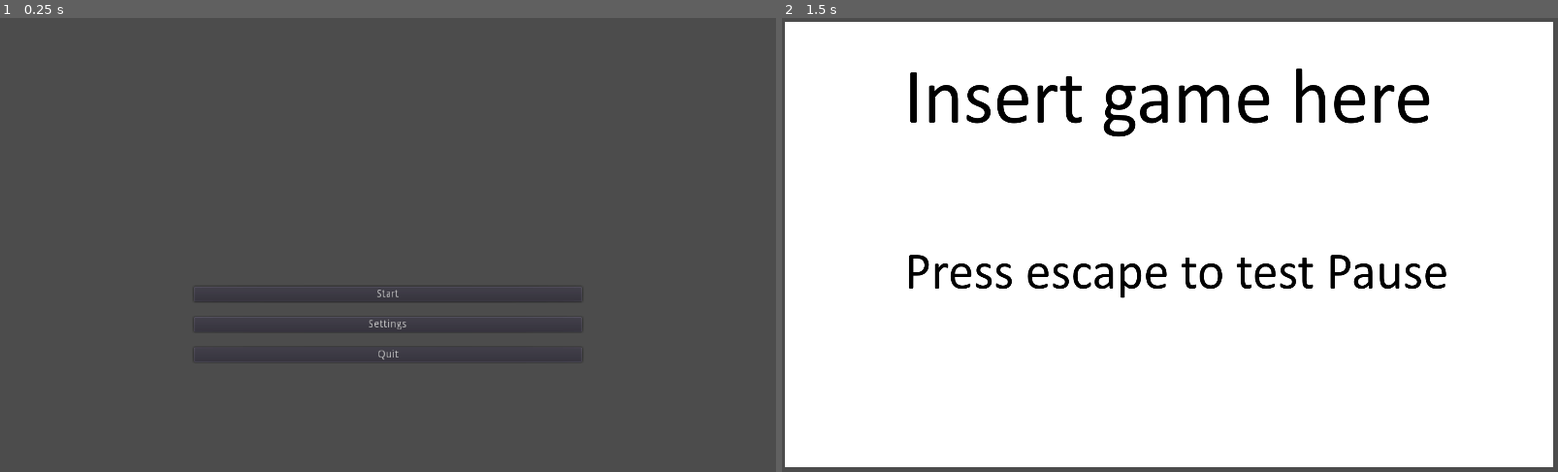
Above: before the commit, frames 1-2 (left to right).
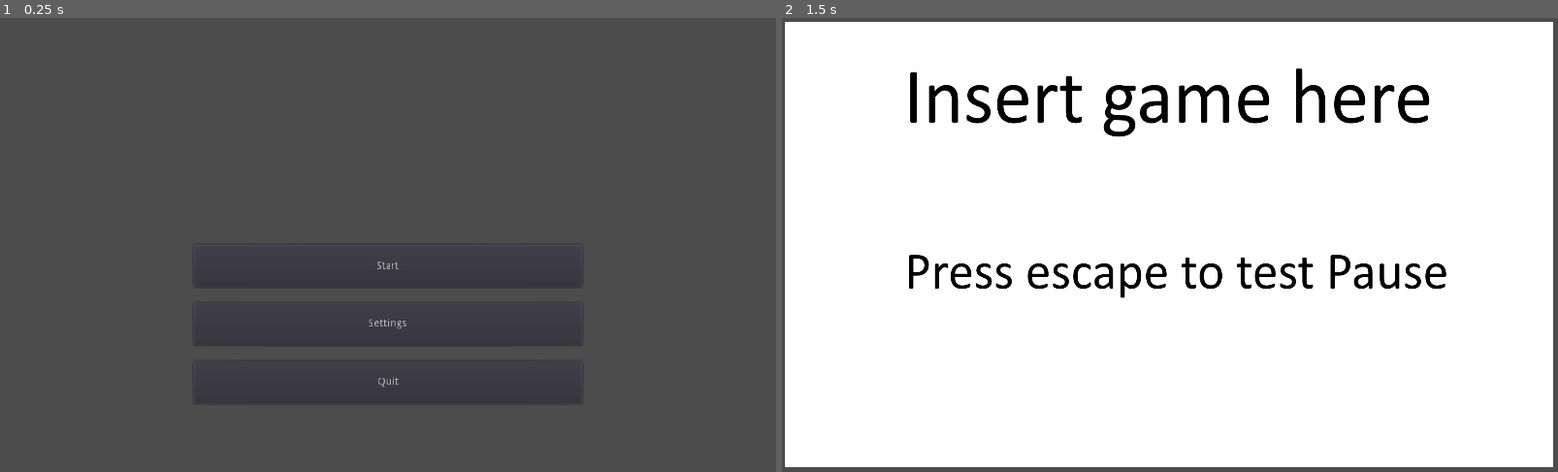
Above: after the commit, the same moments.

Repository: AhoyGamers/ResolutionBase
Game: Godot game, scene res://Scenes/MainMenu.tscn
Same seed, same stepped clock (60 frames per second), same inputs: the game is played once before the commit and once after it.
Inputs:
- Up to frame 1 (0.25 s): no input
- Up to frame 2 (1.5 s): click "Start" at 0.5 s; tap Enter at 1.25 s

The runs differ from the first frame. In frame 1, 0.2% of the frame differs, in the area x 25-75%, y 53-82%; in frame 2, nothing differs.

Commit message:
Fill and expand enabled
Butts will now correctly fill and expand their entire window at different resolutions

Diff:
--- a/Scenes/MainMenu.tscn
+++ b/Scenes/MainMenu.tscn
@@ -22,21 +22,28 @@
 }
 
 [node name="Start" type="Button" parent="MainMenu"]
-margin_top = 55.0
 margin_right = 512.0
-margin_bottom = 75.0
+margin_bottom = 56.0
+rect_min_size = Vector2( 512, 56 )
+size_flags_horizontal = 3
+size_flags_vertical = 3
 text = "Start"
+expand_icon = true
 
 [node name="Settings" type="Button" parent="MainMenu"]
-margin_top = 95.0
+margin_top = 76.0
 margin_right = 512.0
-margin_bottom = 115.0
+margin_bottom = 133.0
+size_flags_horizontal = 3
+size_flags_vertical = 3
 text = "Settings"
 
 [node name="Quit" type="Button" parent="MainMenu"]
-margin_top = 135.0
+margin_top = 153.0
 margin_right = 512.0
-margin_bottom = 155.0
+margin_bottom = 210.0
+size_flags_horizontal = 3
+size_flags_vertical = 3
 text = "Quit"
 
 [node name="SettingsMenu" parent="." instance=ExtResource( 2 )]
--- a/Scenes/UI/OptionsMenu.tscn
+++ b/Scenes/UI/OptionsMenu.tscn
@@ -17,61 +17,78 @@
 anchor_top = 0.25
 anchor_right = 0.75
 anchor_bottom = 0.75
+size_flags_horizontal = 3
+size_flags_vertical = 3
 alignment = 1
 
 [node name="ResolutionContainer" type="HBoxContainer" parent="Options"]
-margin_top = 100.0
 margin_right = 512.0
-margin_bottom = 120.0
+margin_bottom = 72.0
+size_flags_horizontal = 3
+size_flags_vertical = 3
 
 [node name="Resolution" type="Label" parent="Options/ResolutionContainer"]
-margin_top = 3.0
-margin_right = 72.0
-margin_bottom = 17.0
+margin_right = 254.0
+margin_bottom = 72.0
+size_flags_horizontal = 3
+size_flags_vertical = 7
 text = "Resolution:"
 
 [node name="OptionButton" type="OptionButton" parent="Options/ResolutionContainer"]
-margin_left = 76.0
+margin_left = 258.0
 margin_right = 512.0
-margin_bottom = 20.0
+margin_bottom = 72.0
 size_flags_horizontal = 3
+size_flags_vertical = 7
 
 [node name="FullScreenContainer" type="HBoxContainer" parent="Options"]
-margin_top = 124.0
+margin_top = 76.0
 margin_right = 512.0
 margin_bottom = 148.0
+size_flags_horizontal = 3
+size_flags_vertical = 7
 
 [node name="FullScreen" type="Label" parent="Options/FullScreenContainer"]
-margin_top = 5.0
-margin_right = 66.0
-margin_bottom = 19.0
+margin_right = 254.0
+margin_bottom = 72.0
+size_flags_horizontal = 3
+size_flags_vertical = 7
 text = "FullScreen"
 
 [node name="FullScreenToggle" type="CheckBox" parent="Options/FullScreenContainer"]
-margin_left = 70.0
-margin_right = 94.0
-margin_bottom = 24.0
+margin_left = 258.0
+margin_right = 512.0
+margin_bottom = 72.0
+size_flags_horizontal = 3
+size_flags_vertical = 7
 
 [node name="VSyncContainer" type="HBoxContainer" parent="Options"]
 margin_top = 152.0
 margin_right = 512.0
-margin_bottom = 176.0
+margin_bottom = 224.0
+size_flags_horizontal = 3
+size_flags_vertical = 7
 
 [node name="Vsync" type="Label" parent="Options/VSyncContainer"]
-margin_top = 5.0
-margin_right = 37.0
-margin_bottom = 19.0
+margin_right = 254.0
+margin_bottom = 72.0
+size_flags_horizontal = 3
+size_flags_vertical = 7
 text = "VSync"
 
 [node name="VSyncToggle" type="CheckBox" parent="Options/VSyncContainer"]
-margin_left = 41.0
-margin_right = 65.0
-margin_bottom = 24.0
+margin_left = 258.0
+margin_right = 512.0
+margin_bottom = 72.0
+size_flags_horizontal = 3
+size_flags_vertical = 7
 
 [node name="Back" type="Button" parent="Options"]
-margin_top = 180.0
+margin_top = 228.0
 margin_right = 512.0
-margin_bottom = 200.0
+margin_bottom = 300.0
+size_flags_horizontal = 3
+size_flags_vertical = 3
 text = "Back"
 
 [connection signal="item_selected" from="Options/ResolutionContainer/OptionButton" to="." method="_on_OptionButton_item_selected"]
